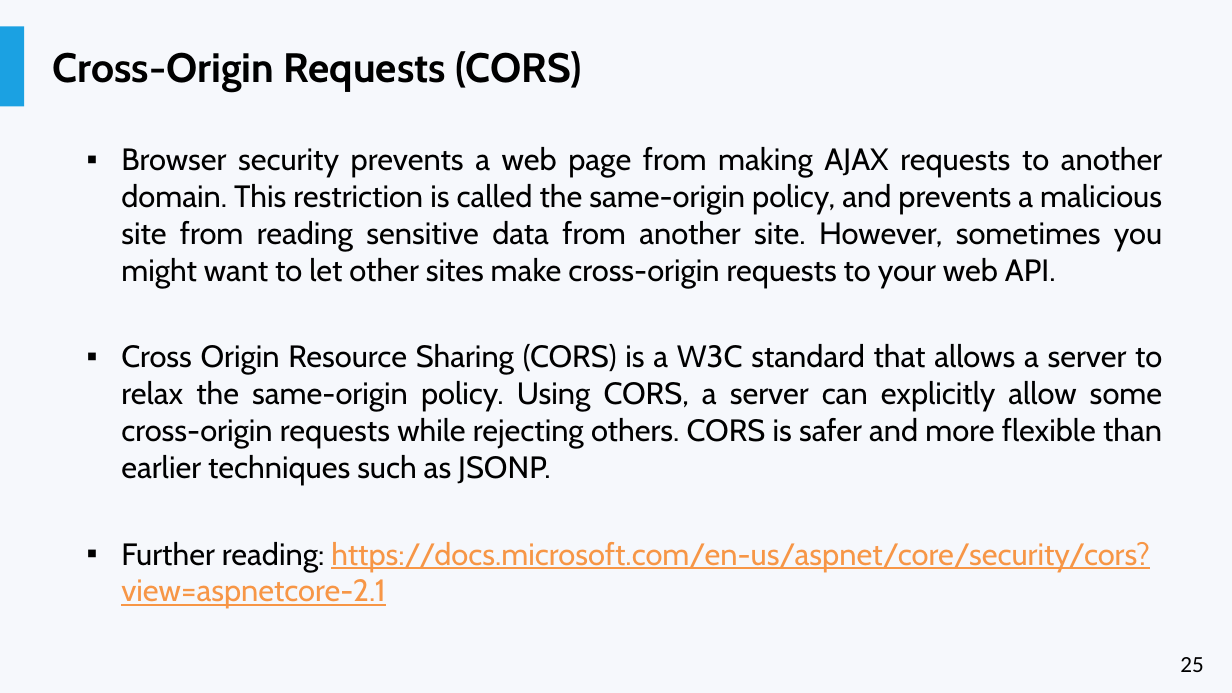
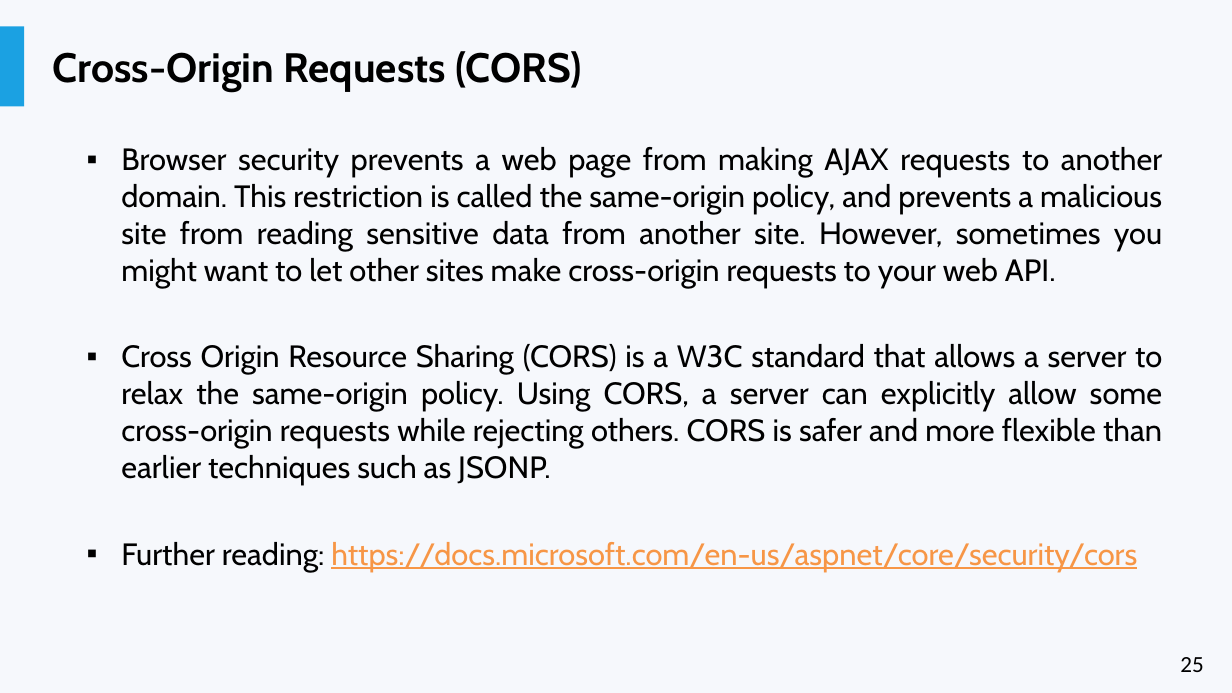
Before and after one commit to liviucotfas/ase-web-and-cloud-applications-security, a slide deck: slide 25 of Presentation ASPNET MVC Core - Part III.pptx. Drawn at 1232x693 pixels with LibreOffice and Linux fonts; fonts in the diff are those of the drawing. Boxes give left, top, right and bottom in pixels: in the first picture for what was removed or moved away, otherwise in the second. Text is boxed around its words. In the diff, an @@ line names an element or a change of style, - is before the commit and + after.

```diff
--- a/Presentation ASPNET MVC Core - Part III.pptx
+++ b/Presentation ASPNET MVC Core - Part III.pptx
@@ text at box(121, 542, 1137, 571): text changed @@
-▪ Further reading: https://docs.microsoft.com/en-us/aspnet/core/security/cors?view=aspnetcore-2.1
+▪ Further reading: https://docs.microsoft.com/en-us/aspnet/core/security/cors
```
Also in this commit, not shown: 4 other slides changed, 1 other file.
